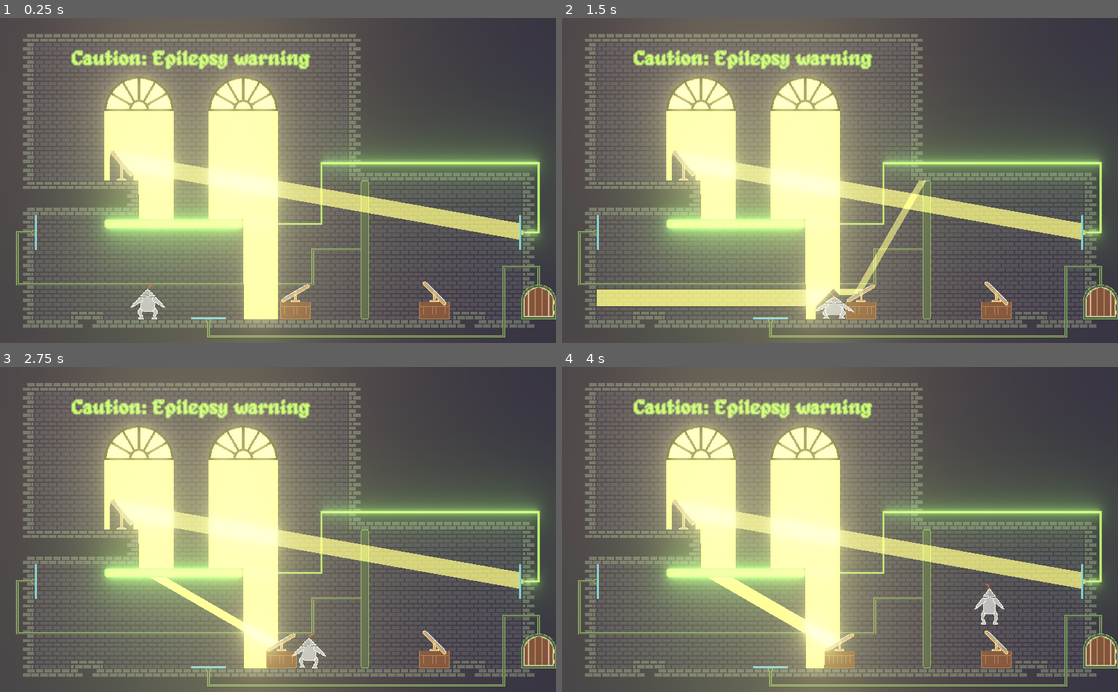
Above: before the commit, frames 1-4 (two rows, left to right).
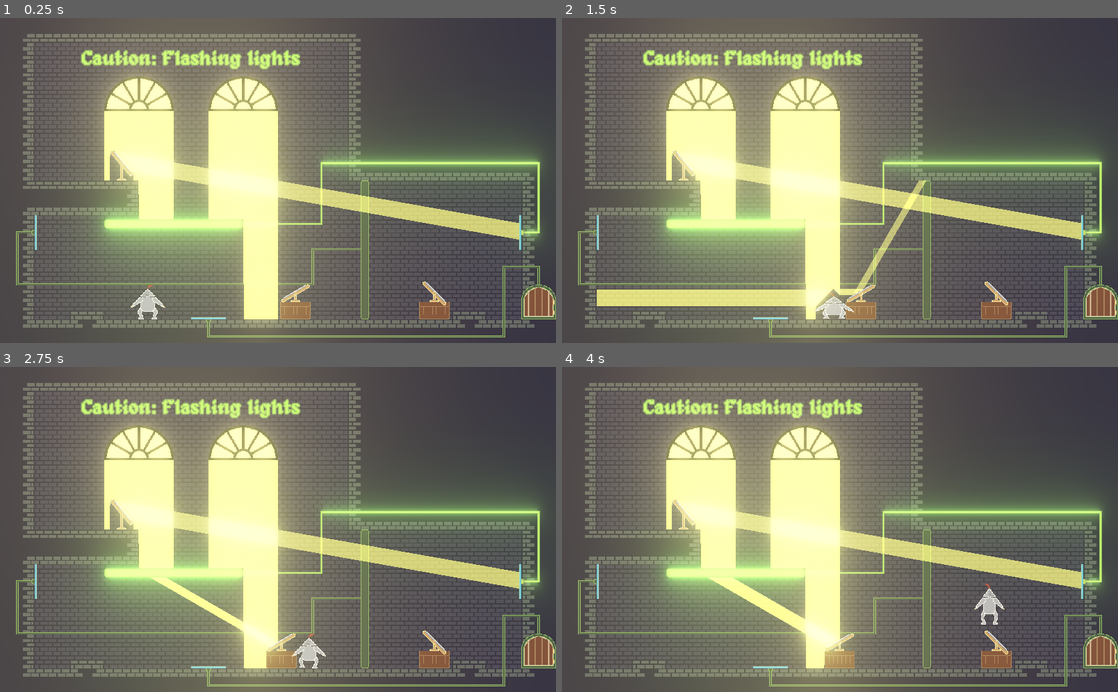
Above: after the commit, the same moments.

Repository: marc-jones/game-off-2022
Game: Godot game, scene res://nodes/levels/LevelE.tscn
Two runs of this game, one before a commit and one after it. Both use one fixed random seed, a clock stepped at 60 frames per second and the inputs below. This scene is started directly instead of the project's main scene.
Inputs (mouse positions are in pixels of both pictures, inside the frame that each line leads up to):
- Up to frame 1 (0.25 s): no input
- Up to frame 2 (1.5 s): tap Enter at 0.5 s; move the mouse to (962, 164) at 0.52 s; hold Right (move_right) from 0.53 s (still down); tap Down (crouch) at 0.6, 1.35 s; tap Space (jump) at 0.77 s; move the mouse to (728, 196) at 1.27 s
- Up to frame 3 (2.75 s): tap Space (jump) at 1.52 s; move the mouse to (333, 458) at 2.02 s; release Right (move_right) at 2.03 s; hold Left (move_left) from 2.03 s (still down); tap Down (crouch) at 2.1 s
- Up to frame 4 (4 s): move the mouse to (812, 594) at 2.77 s; release Left (move_left) at 2.78 s; hold Right (move_right) from 2.78 s (still down); tap Down (crouch) at 2.85, 3.6 s; tap Space (jump) at 3.02, 3.77 s; move the mouse to (1006, 578) at 3.52 s

The runs differ from the first frame. In frame 1, 1.4% of the frame differs, in the area x 12-56%, y 9-16%; in frame 2, 1.4%; in frame 3, 1.4%; in frame 4, 1.4%.

Commit message:
Update warning text

Diff:
--- a/nodes/levels/LevelE.tscn
+++ b/nodes/levels/LevelE.tscn
@@ -74,7 +74,7 @@
 custom_colors/font_color = Color( 0.76, 1.1, 0.41, 1 )
 custom_colors/font_outline_modulate = Color( 0.541176, 0.690196, 0.376471, 1 )
 custom_fonts/font = SubResource( 24 )
-text = "Caution: Epilepsy warning"
+text = "Caution: Flashing lights"
 align = 1
 valign = 1
 autowrap = true
